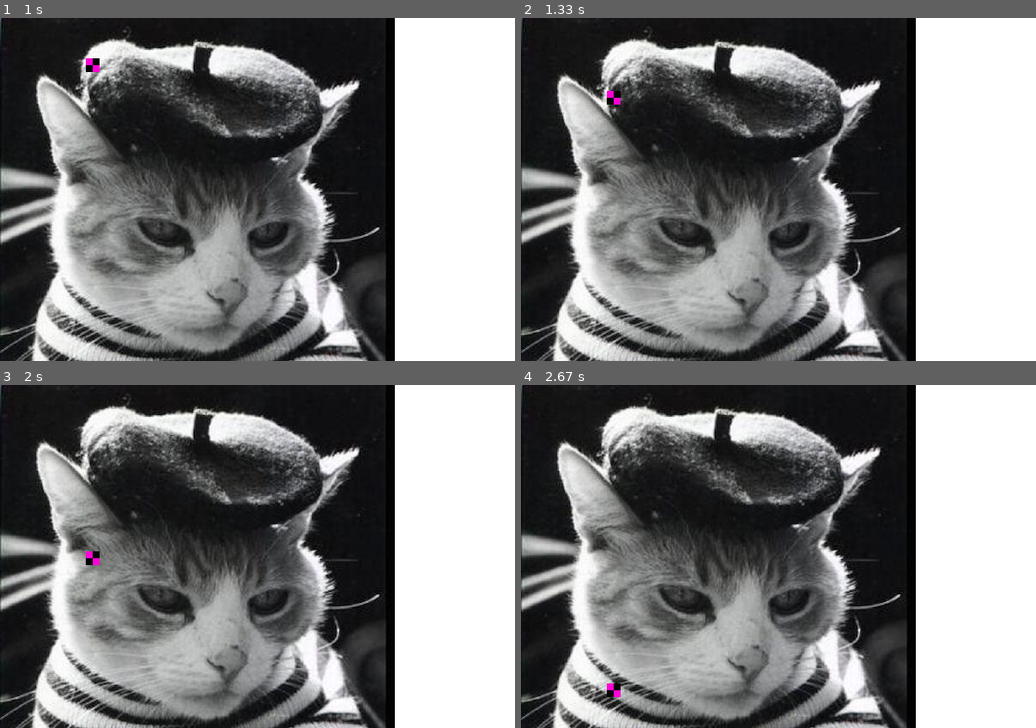
Above: before the commit, frames 1-4 (two rows, left to right).
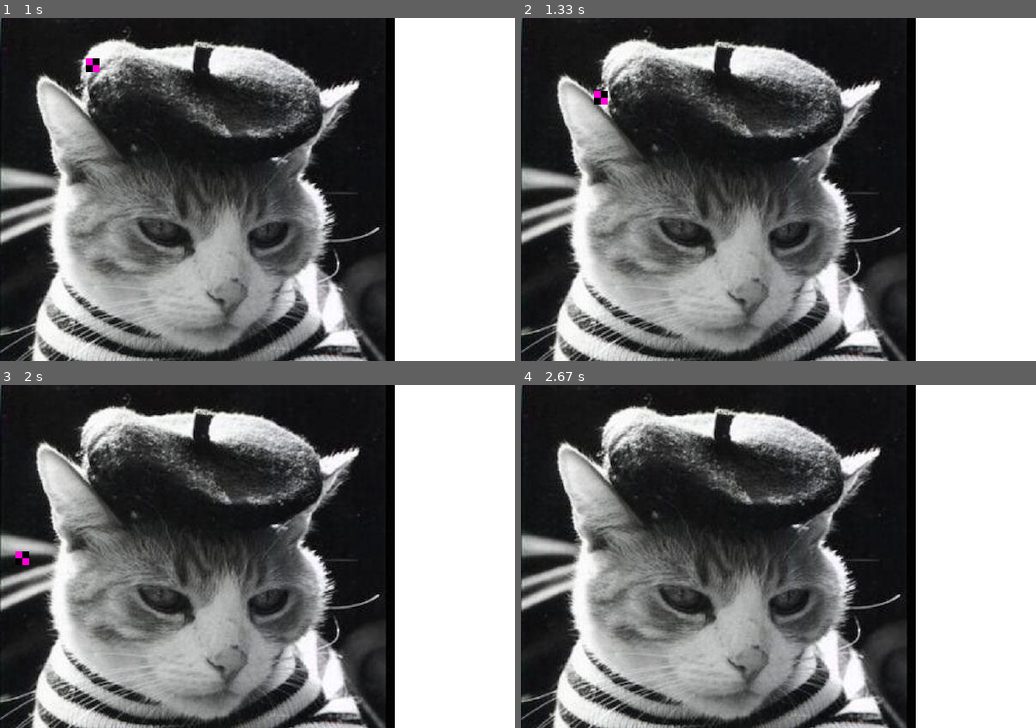
Above: after the commit, the same moments.

Repository: rubatopy/rubato
Game: pygame game, started from main.py
Same seed, same stepped clock (60 frames per second), same inputs: the game is played once before the commit and once after it.
Inputs:
- Up to frame 1 (1 s): tap - at 0.33 s
- Up to frame 2 (1.33 s): tap A at 1.17 s
- Up to frame 3 (2 s): no input
- Up to frame 4 (2.67 s): tap = at 2.5 s

Frame 1 is identical in both runs. In frame 2, 0.2% of the frame differs, in the area x 14-20%, y 21-26%; in frame 3, 0.2%; in frame 4, 0.1%.

Commit message:
Test Game and better gravity

Diff:
--- a/main.py
+++ b/main.py
@@ -15,9 +15,9 @@
 def custom_update():
     # sprite.pos.z = 1 - Input.is_pressed("SPACE")
 
-    if Input.is_pressed("w"):
+    if Input.is_pressed("="):
         scene.camera.zoom = 2
-    elif Input.is_pressed("s"):
+    elif Input.is_pressed("-"):
         scene.camera.zoom = 0.5
     else:
         scene.camera.zoom = 1
@@ -28,10 +28,17 @@
 bebe = scene.add(rigidboy)
 
 
-def test_handler():
-    rigidboy.velocity.y = -50
+def w_handler():
+    rigidboy.velocity.y = -100
 
+def a_handler():
+    rigidboy.velocity.x = -100
 
-game.radio.listen("w_down", test_handler)
+def d_handler():
+    rigidboy.velocity.x = 100
+
+game.radio.listen("w_down", w_handler)
+game.radio.listen("a_down", a_handler)
+game.radio.listen("d_down", d_handler)
 
 game.begin()
--- a/pgp/sprite/rigidbody.py
+++ b/pgp/sprite/rigidbody.py
@@ -34,14 +34,11 @@
         """A physics implementation"""
         # Update Velocity
         self.velocity.x += self.acceleration.x * Time.delta_time("sec")
-        self.velocity.y += self.acceleration.y * Time.delta_time("sec")
+        self.velocity.y += (self.acceleration.y + self.params.get("gravity", RigidBody.default_options["gravity"])) * Time.delta_time("sec")
 
         # Update position
         self.pos.x += self.velocity.x * Time.delta_time("sec")
         self.pos.y += self.velocity.y * Time.delta_time("sec")
-
-        # Gravity for the next frame
-        self.acceleration.y = self.params.get("gravity", RigidBody.default_options["gravity"])
 
     def set_force(self, force: Vector):
         """
